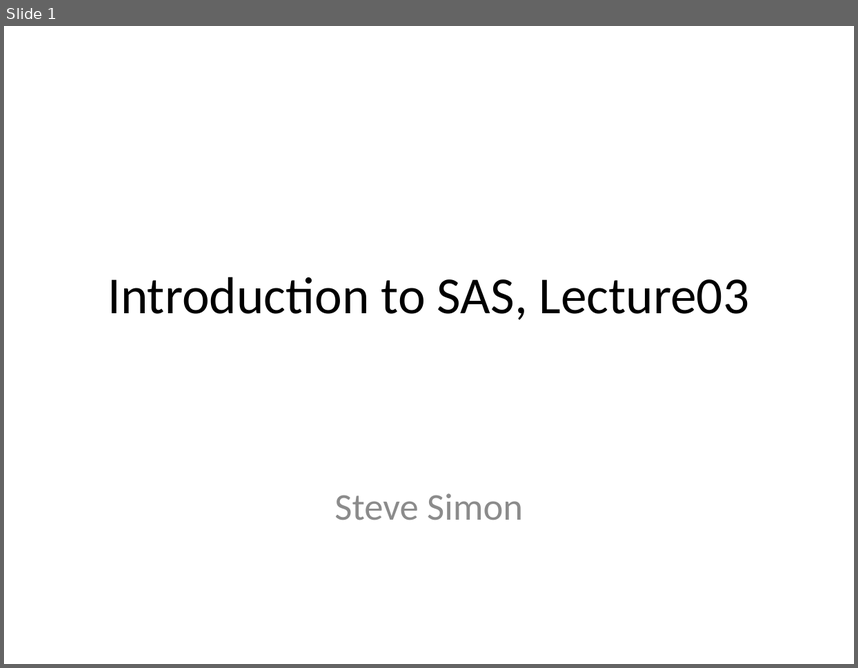
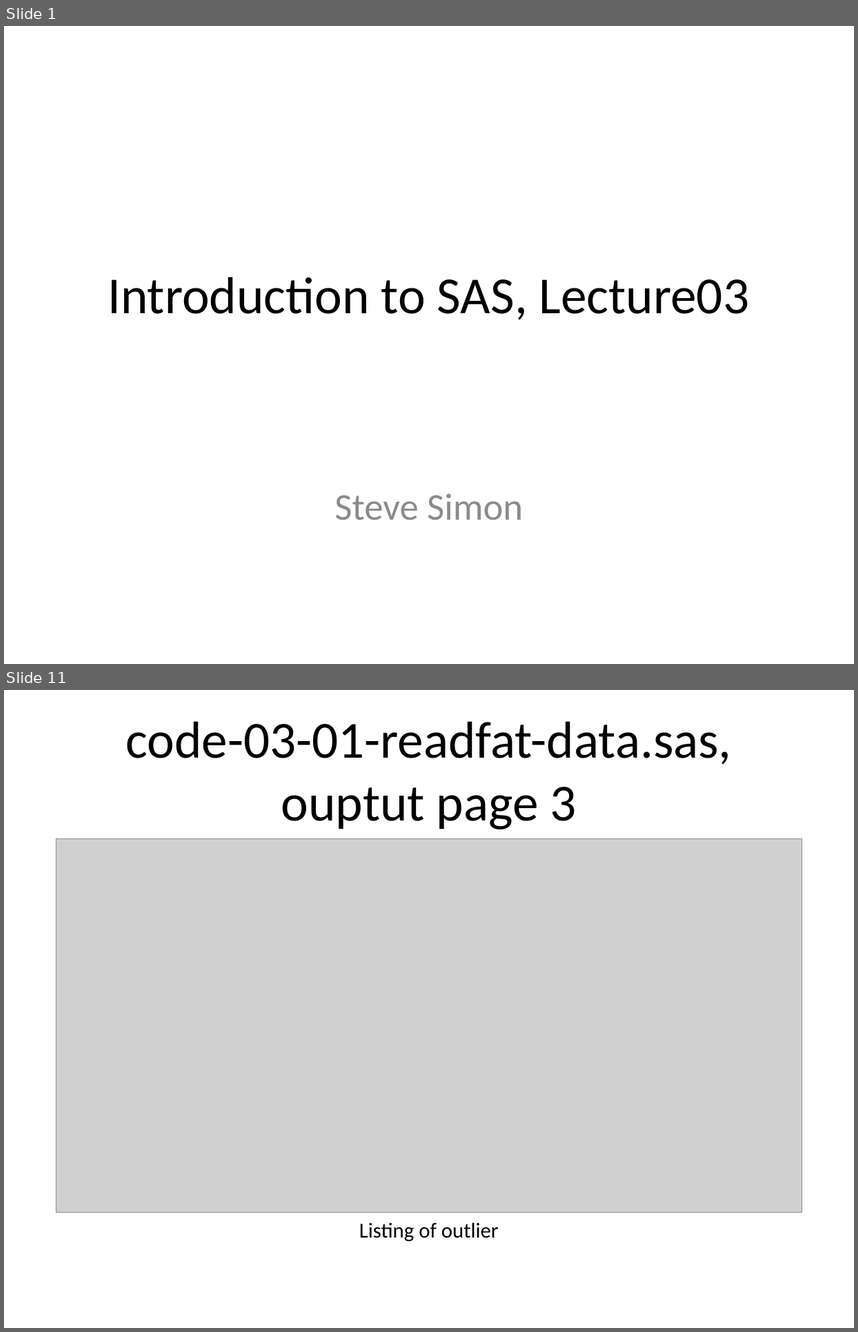
Before and after one commit to classes-simon/5507, a slide deck: module03/src/slides-and-speaker-notes-03.pptx. Shown one above the other, each under a label of ours: slide 1 before the commit, slides 1 and 11 after it; the slides between them are not shown. The pictures are 858x668 and 858x1332 pixels, drawn with LibreOffice and Linux fonts; fonts in the diff are those of the drawing; grey boxes stand for pictures. Boxes give left, top, right and bottom in pixels: in the first picture for what was removed or moved away, otherwise in the second. Text is boxed around its words. In the diff, an @@ line names an element or a change of style, - is before the commit and + after.

```diff
--- a/module03/src/slides-and-speaker-notes-03.pptx
+++ b/module03/src/slides-and-speaker-notes-03.pptx
@@ slide 11 added at bbox=[4, 690, 854, 1328], background #FFFFFF @@
@@ title added at bbox=[125, 721, 732, 829], 44 pt, text #000000 @@
+code-03-01-readfat-data.sas, ouptut page 3
@@ picture added at bbox=[56, 839, 802, 1212] @@
@@ text added at bbox=[359, 1222, 499, 1241], 18 pt, text #000000 @@
+Listing of outlier
```
Also in this commit, not shown: 8 slides changed, 1 other slide added, 3 other files.
